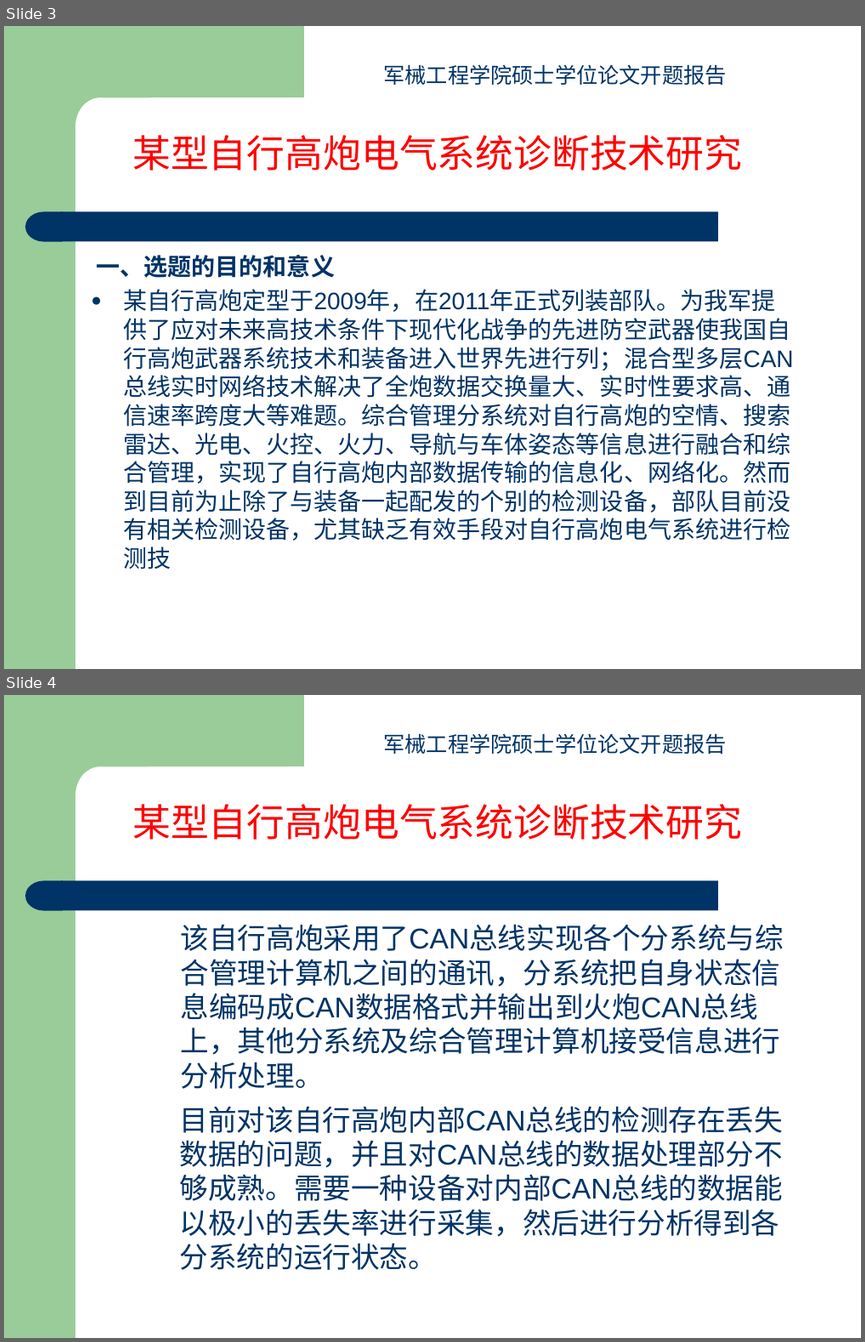
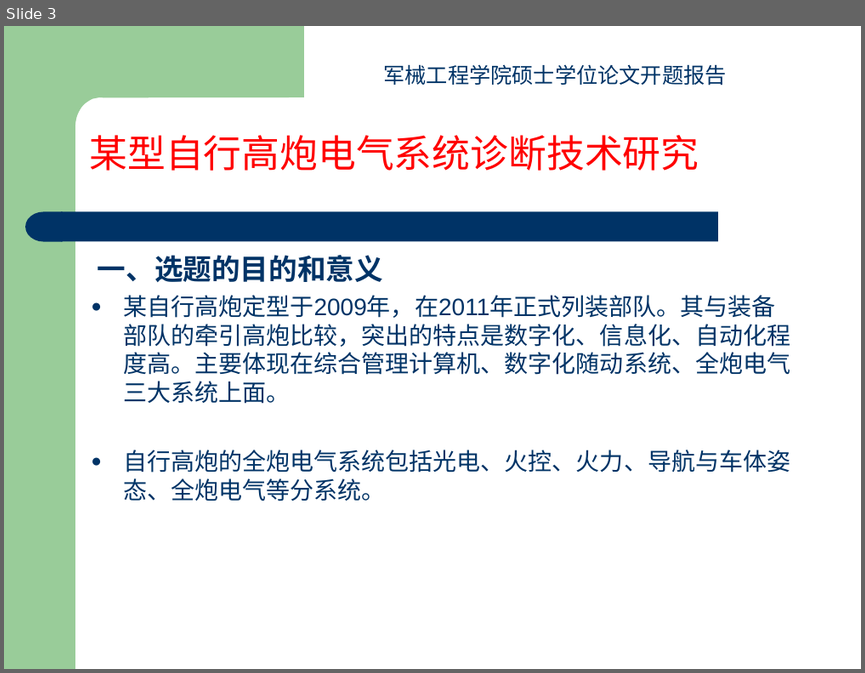
Before and after one commit to yangfan16860/Paper, a slide deck: 开题报告杨帆.ppt. Shown one above the other, each under a label of ours: slides 3 and 4 before the commit, slide 3 after it. The pictures are 865x1342 and 865x673 pixels, drawn with LibreOffice and Linux fonts; fonts in the diff are those of the drawing. Boxes give left, top, right and bottom in pixels: in the first picture for what was removed or moved away, otherwise in the second. Text is boxed around its words. In the diff, an @@ line names an element or a change of style, - is before the commit and + after.

Commit message:
9月21日
改动了一点，但是文献综述有点问题，算了，也不想动了。也不是很重要。

```diff
--- a/开题报告杨帆.ppt
+++ b/开题报告杨帆.ppt
@@ slide 4 removed at (x1=4, y1=695, x2=861, y2=1338), background #FFFFFF; not listed: 4 template elements that a slide beside it also shows @@
@@ text removed at (x1=384, y1=733, x2=726, y2=755) @@
-军械工程学院硕士学位论文开题报告
@@ text removed at (x1=132, y1=804, x2=742, y2=839) @@
-某型自行高炮电气系统诊断技术研究
@@ text removed at (x1=181, y1=924, x2=783, y2=1089) @@
-该自行高炮采用了CAN总线实现各个分系统与综合管理计算机之间的通讯，分系统把自身状态信息编码成CAN数据格式并输出到火炮CAN总线上，其他分系统及综合管理计算机接受信息进行分析处理。
@@ text removed at (x1=180, y1=1106, x2=783, y2=1270) @@
-目前对该自行高炮内部CAN总线的检测存在丢失数据的问题，并且对CAN总线的数据处理部分不够成熟。需要一种设备对内部CAN总线的数据能以极小的丢失率进行采集，然后进行分析得到各分系统的运行状态。
@@ slide 3 changed as well @@
@@ text "某型自行高炮电气系统诊断技术研究" moved from (x1=132, y1=135, x2=742, y2=170) to (x1=89, y1=135, x2=698, y2=170) @@
@@ text at (x1=98, y1=255, x2=383, y2=282): size 20 to 24 pt in "一、选题的目的和意义"; more space between paragraphs @@
@@ text at (x1=123, y1=295, x2=790, y2=501): text changed @@
-● 某自行高炮定型于2009年，在2011年正式列装部队。为我军提供了应对未来高技术条件下现代化战争的先进防空武器使我国自行高炮武器系统技术和装备进入世界先进行列；混合型多层CAN总线实时网络技术解决了全炮数据交换量大、实时性要求高、通信速率跨度大等难题。综合管理分系统对自行高炮的空情、搜索雷达、光电、火控、火力、导航与车体姿态等信息进行融合和综合管理，实现了自行高炮内部数据传输的信息化、网络化。然而到目前为止除了与装备一起配发的个别的检测设备，部队目前没有相关检测设备，尤其缺乏有效手段对自行高炮电气系统进行检测技
+● 某自行高炮定型于2009年，在2011年正式列装部队。其与装备部队的牵引高炮比较，突出的特点是数字化、信息化、自动化程度高。主要体现在综合管理计算机、数字化随动系统、全炮电气三大系统上面。
+● 自行高炮的全炮电气系统包括光电、火控、火力、导航与车体姿态、全炮电气等分系统。
```
Also in this commit, not shown: 9 other slides changed, 5 slides added, 1 other slide removed, 4 other files.
